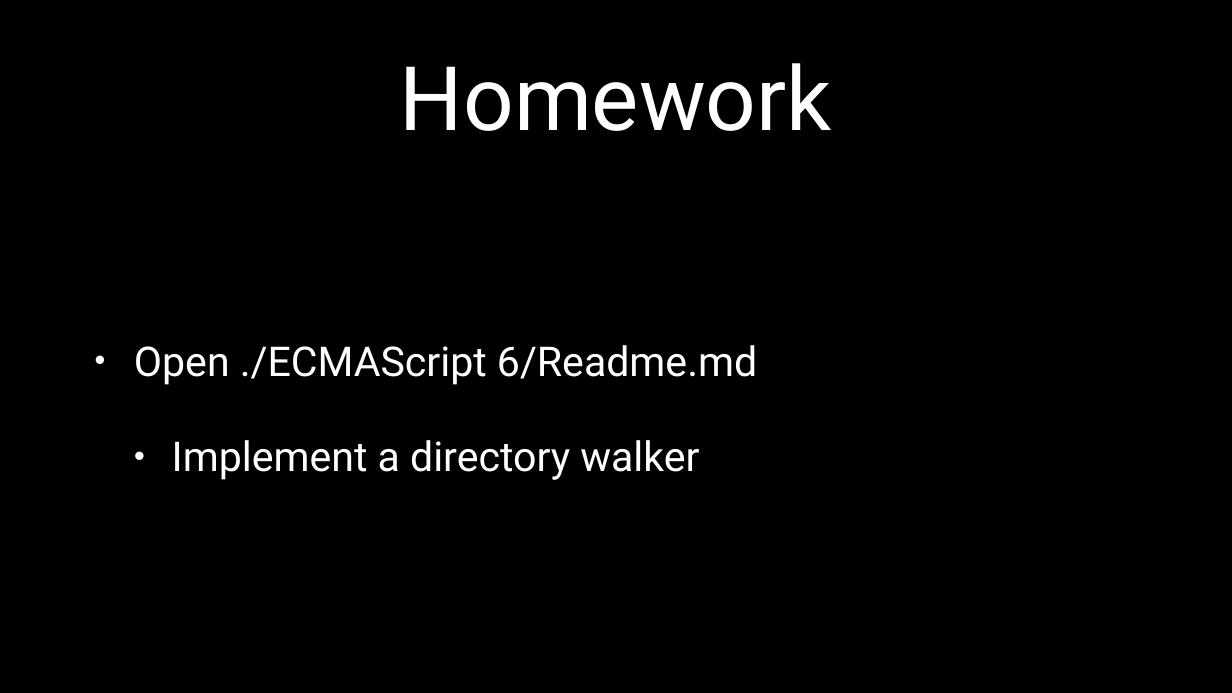
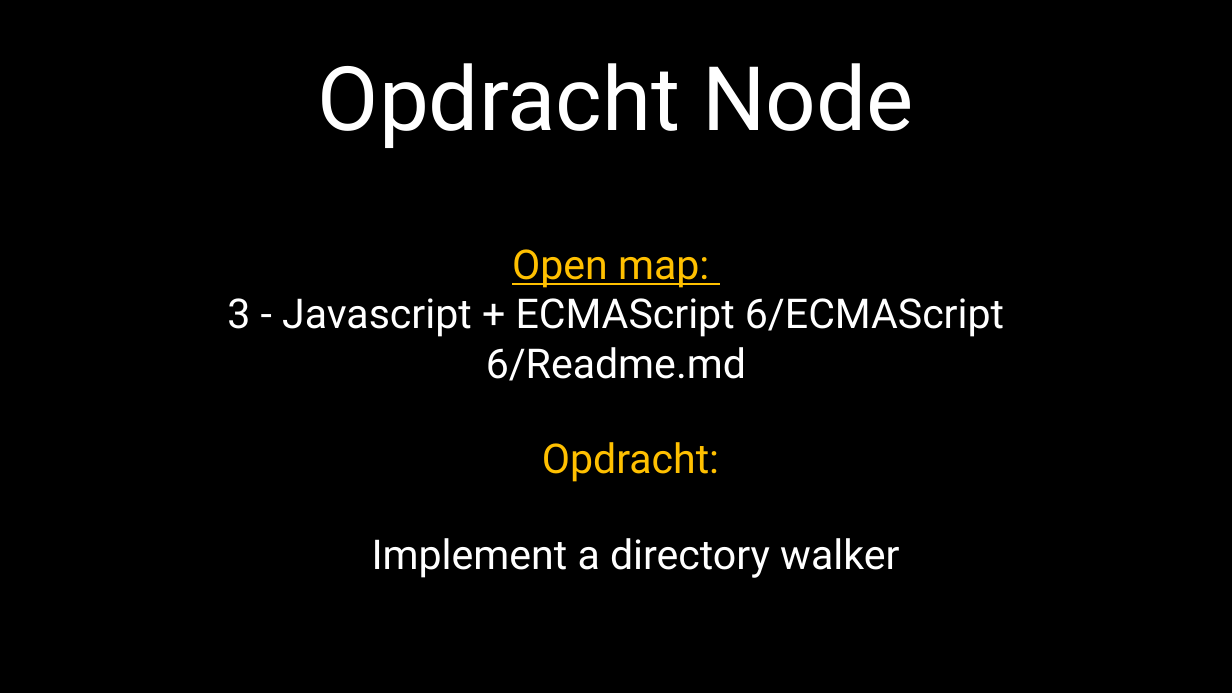
Before and after one commit to petereijgermans11/frontend-cursus, a slide deck: slide 41 of frontend-cursus/ 4 - ECMAScript 6 node-browser.pptx (slide 39 before the commit). Drawn at 1232x693 pixels with LibreOffice and Linux fonts; fonts in the diff are those of the drawing. Boxes give left, top, right and bottom in pixels: in the first picture for what was removed or moved away, otherwise in the second. Text is boxed around its words. In the diff, an @@ line names an element or a change of style, - is before the commit and + after.

```diff
--- a/frontend-cursus/ 4 - ECMAScript 6 node-browser.pptx
+++ b/frontend-cursus/ 4 - ECMAScript 6 node-browser.pptx
@@ title at [318, 63, 913, 148]: text changed @@
-Homework
+Opdracht Node
@@ text at [227, 249, 1004, 482]: text changed @@
-• Open ./ECMAScript 6/Readme.md
+Open map:
+3 - Javascript + ECMAScript 6/ECMAScript 6/Readme.md
+  Opdracht:
@@ text at [372, 538, 899, 578]: alignment left to centre; bullet • to none @@
```
Also in this commit, not shown: 6 other slides changed, 2 slides added, 1 other file.
